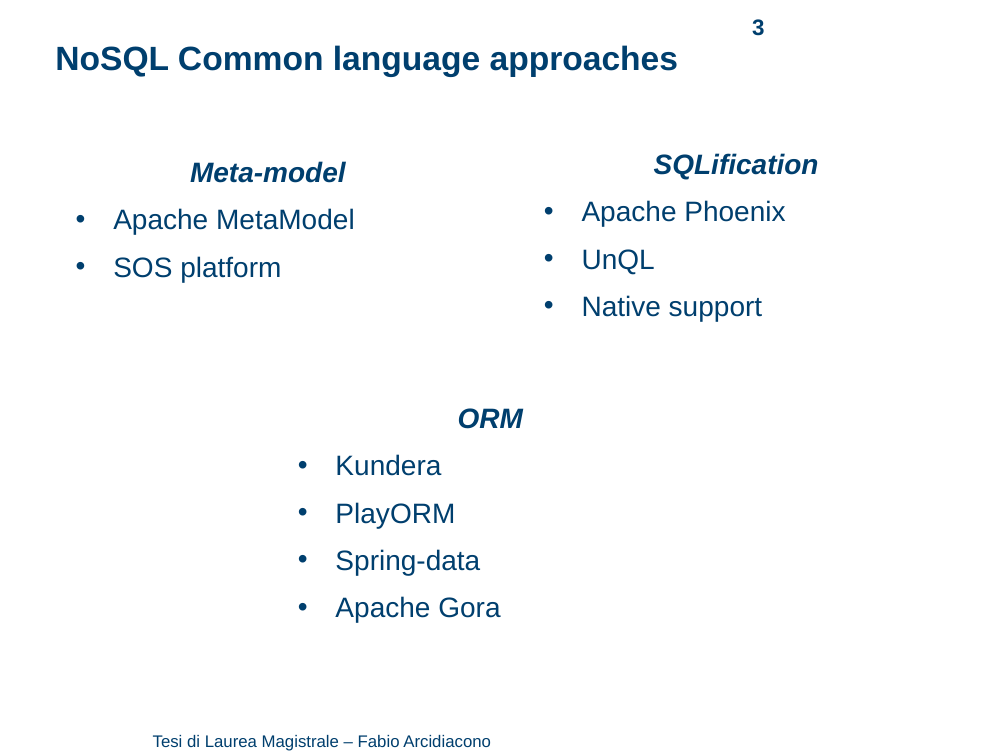
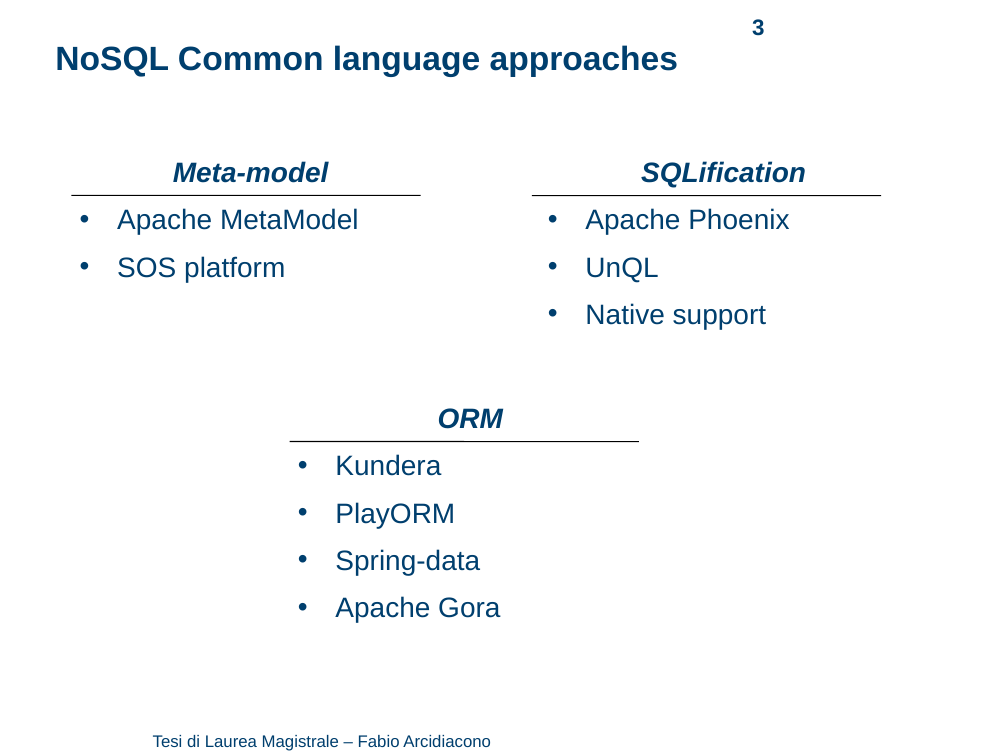
Before and after one commit to arci/thesis, a slide deck: slide 3 of presentation/ThesisPresentation.ppt. Drawn at 1008x756 pixels with LibreOffice and Linux fonts; fonts in the diff are those of the drawing; background and template pictures are left out. Boxes give left, top, right and bottom in pixels: in the first picture for what was removed or moved away, otherwise in the second. Text is boxed around its words. In the diff, an @@ line names an element or a change of style, - is before the commit and + after.

```diff
--- a/presentation/ThesisPresentation.ppt
+++ b/presentation/ThesisPresentation.ppt
@@ text "SQLification": place and size @@
-text "SQLification" at (582,153,819,321)
+text "SQLification" at (585,161,806,329)
@@ text at (173,161,329,183): alignment centre to left @@
@@ text at (641,161,806,187): alignment centre to left @@
@@ line added from (72, 196) to (420, 196), #000000 0.74 pt @@
@@ line added from (532, 196) to (881, 196), #000000 0.74 pt @@
@@ text at (438,408,503,429): alignment centre to left @@
@@ line added from (289, 442) to (639, 442), #000000 0.74 pt @@
```
Also in this commit, not shown: 7 other slides changed, 2 slides added, 1 slide removed, 2 other files.
